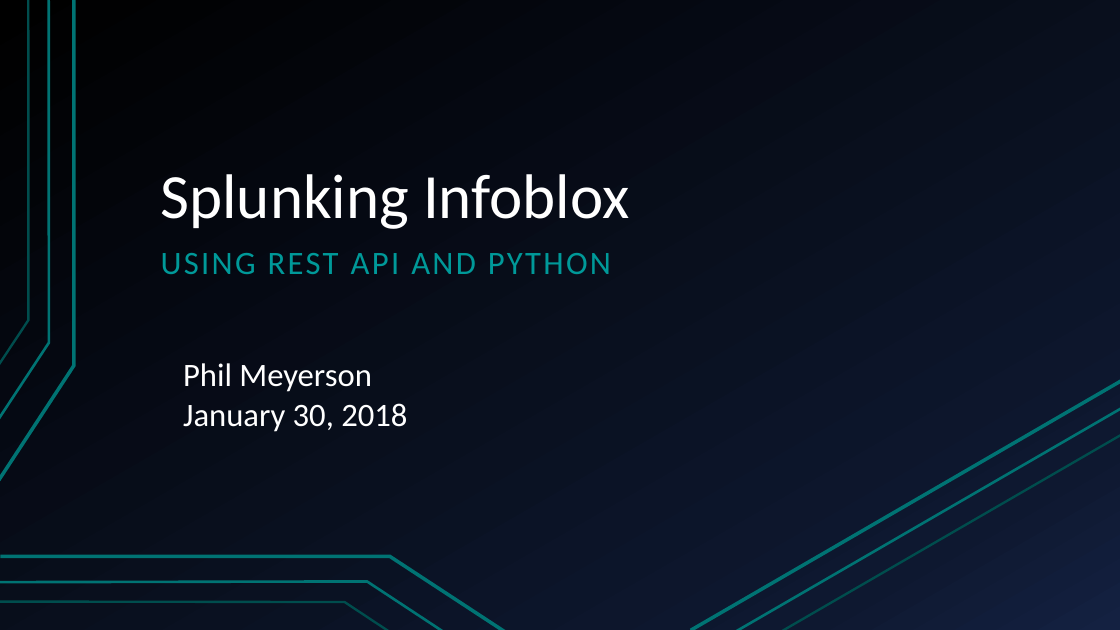
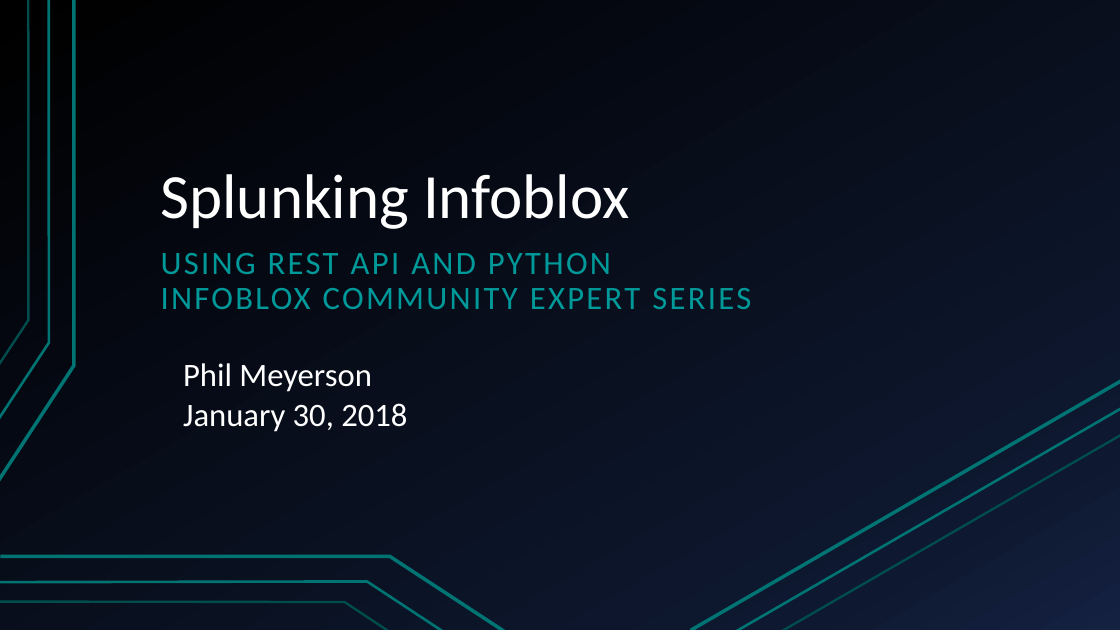
Before and after one commit to pmeyerson/splunk-infoblox-wapi, a slide deck: slide 1 of Splunking-Infoblox-IPAM-DNS-RPZ-Feeds.pptx. Drawn at 1120x630 pixels with LibreOffice and Linux fonts; fonts in the diff are those of the drawing. Boxes give left, top, right and bottom in pixels: in the first picture for what was removed or moved away, otherwise in the second. Text is boxed around its words. In the diff, an @@ line names an element or a change of style, - is before the commit and + after.

```diff
--- a/Splunking-Infoblox-IPAM-DNS-RPZ-Feeds.pptx
+++ b/Splunking-Infoblox-IPAM-DNS-RPZ-Feeds.pptx
@@ subtitle at (161,288,751,309): paragraph added @@
+INFOBLOX COMMUNITY EXPERT SERIES
```
Also in this commit, not shown: 5 other slides changed, 1 slide removed.
